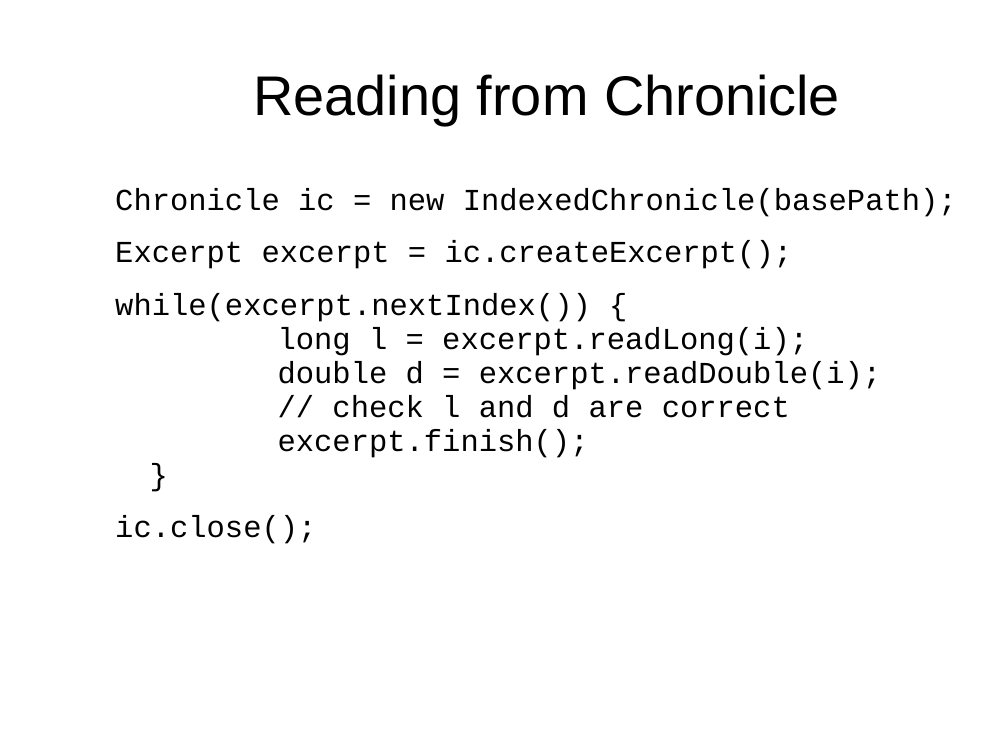
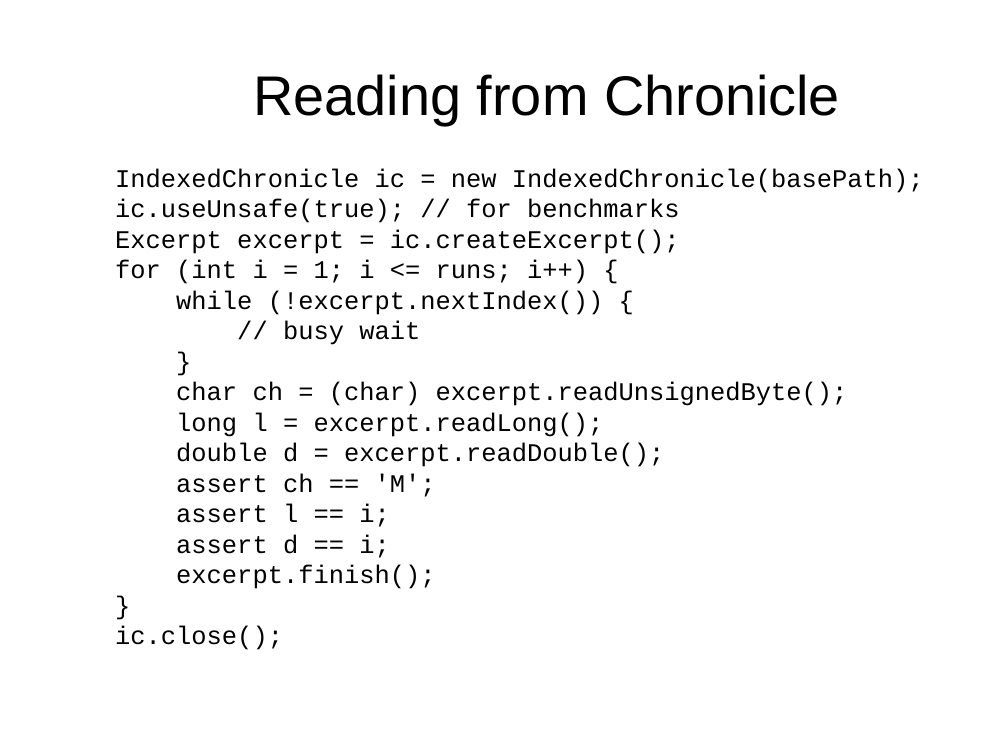
Before and after one commit to Vanilla-Java/Presentations, a slide deck: slide 10 of Introduction to Chronicle.ppt. Drawn at 1008x756 pixels with LibreOffice and Linux fonts; fonts in the diff are those of the drawing; background and template pictures are left out. Boxes give left, top, right and bottom in pixels: in the first picture for what was removed or moved away, otherwise in the second. Text is boxed around its words. In the diff, an @@ line names an element or a change of style, - is before the commit and + after.

```diff
--- a/Introduction to Chronicle.ppt
+++ b/Introduction to Chronicle.ppt
@@ text at (115,168,924,223): text changed; size 24 to 20 pt @@
-Chronicle ic = new IndexedChronicle(basePath);
+IndexedChronicle ic = new IndexedChronicle(basePath);
+ic.useUnsafe(true); // for benchmarks
@@ text "IndexedChronicle ic = new IndexedChronicle(basePath);": place and size @@
-text "IndexedChronicle ic = new IndexedChronicle(basePath);" at (115,188,957,544)
+text "IndexedChronicle ic = new IndexedChronicle(basePath);" at (115,168,924,650)
@@ text at (115,229,680,650): size 24 to 20 pt in "Excerpt excerpt = ic.createExcerpt();", "ic.close();"; line spacing 0.93 to 1; less space between paragraphs @@
@@ text at (115,260,848,589): text changed; size 24 to 20 pt @@
-while(excerpt.nextIndex()) {
-long l = excerpt.readLong(i);
-double d = excerpt.readDouble(i);
-// check l and d are correct
-excerpt.finish();
-}
+for (int i = 1; i <= runs; i++) {
+while (!excerpt.nextIndex()) {
+// busy wait
+}
+char ch = (char) excerpt.readUnsignedByte();
+long l = excerpt.readLong();
+double d = excerpt.readDouble();
+assert ch == 'M';
+assert l == i;
+assert d == i;
+excerpt.finish();
+}
```
Also in this commit, not shown: 7 other slides changed, 1 other file.
